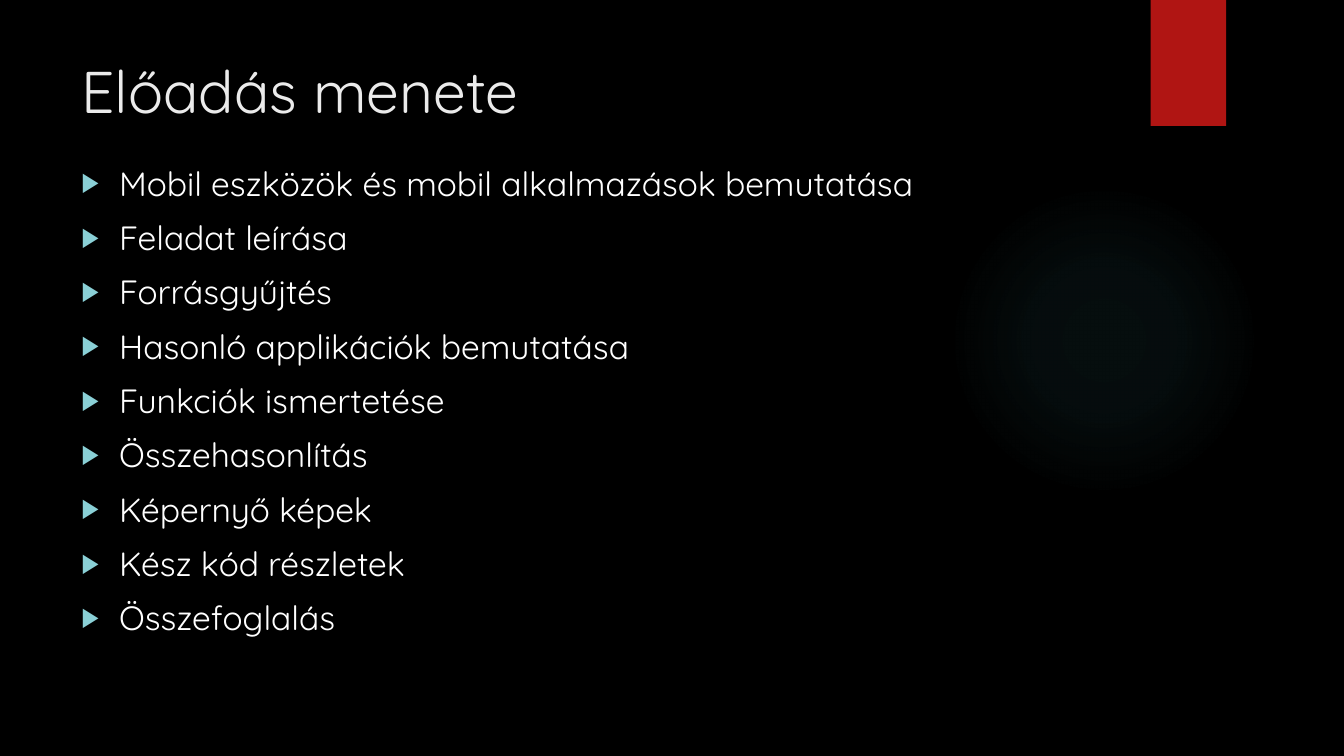
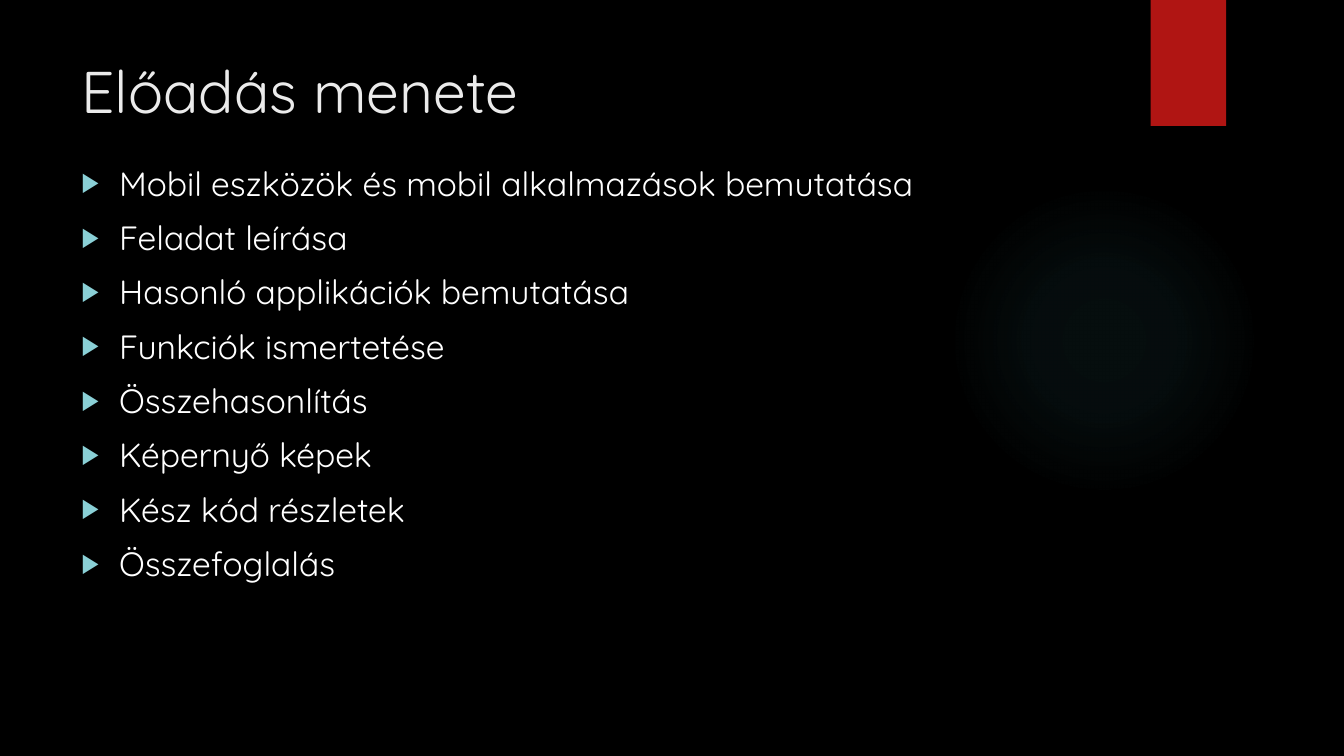
Before and after one commit to horeczky95/Projektlabor, a slide deck: slide 2 of Bolti költés.pptx. Drawn at 1344x756 pixels with LibreOffice and Linux fonts; fonts in the diff are those of the drawing; background and template pictures are left out. Boxes give left, top, right and bottom in pixels: in the first picture for what was removed or moved away, otherwise in the second. Text is boxed around its words. In the diff, an @@ line names an element or a change of style, - is before the commit and + after.

```diff
--- a/Bolti költés.pptx
+++ b/Bolti költés.pptx
@@ text at [119, 280, 332, 311]: paragraph removed @@
-▶ Forrásgyűjtés
```
Also in this commit, not shown: 2 other slides changed, 1 slide added, 1 slide removed.
